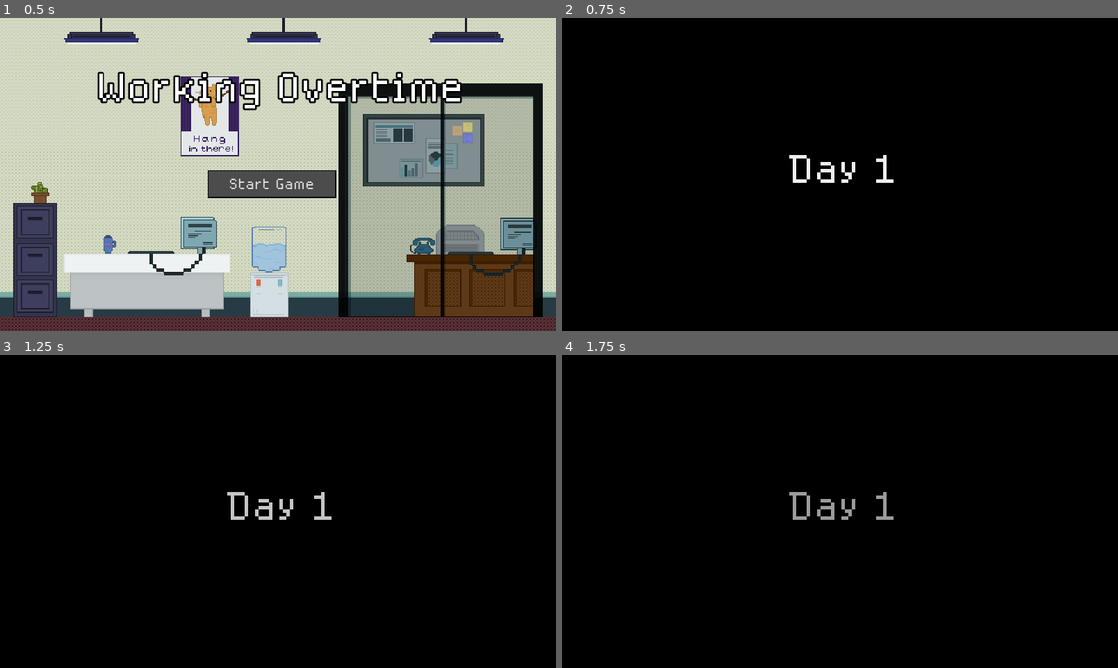
Above: before the commit, frames 1-4 (two rows, left to right).
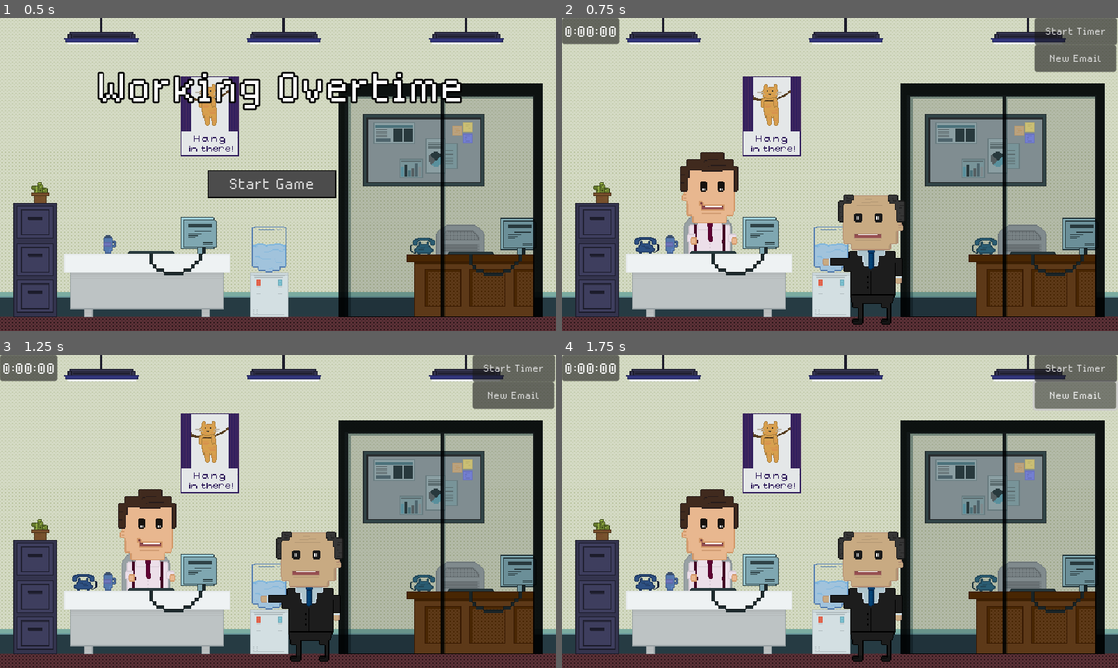
Above: after the commit, the same moments.

Repository: kelleralex04/Brackey-s-Game-Jam
Game: Godot game, scene res://Scenes/title.tscn
The game is run twice, just before and just after one commit, with the same random seed, the same clock (stepped at 60 frames per second) and the same inputs.
Inputs:
- Up to frame 1 (0.5 s): no input
- Up to frame 2 (0.75 s): click "Start Game" at 0.5 s
- Up to frame 3 (1.25 s): no input
- Up to frame 4 (1.75 s): click "New Email" at 1.25 s

Frame 1 is identical in both runs. In frame 2, 96% of the frame differs, in the area x 0-100%, y 0-100%; in frame 3, 96%; in frame 4, 96%.

Commit message:
adds email recipient to email task

Diff:
--- a/Scenes/main.gd
+++ b/Scenes/main.gd
@@ -56,6 +56,15 @@
 @onready var john_office: TextureRect = $JohnOffice
 @onready var boss: TextureRect = $Boss
 @onready var boss_2: TextureRect = $Boss2
+@onready var door_shutting: AudioStreamPlayer = $BossSpeech/DoorShutting
+@onready var pointer_1: TextureRect = $Pointer1
+@onready var pointer_2: TextureRect = $Pointer2
+@onready var tutorial_panel_1: Panel = $TutorialPanel1
+@onready var tutorial_panel_2: Panel = $TutorialPanel2
+@onready var pointer_3: TextureRect = $Pointer3
+@onready var email_to: LineEdit = $Screen/EmailTo
+@onready var email_recipient_panel: Panel = $Screen/EmailRecipientPanel
+@onready var email_recipient_label: Label = $Screen/EmailRecipientPanel/EmailRecipientLabel
 
 var minutes: int
 var seconds: int
@@ -223,12 +232,12 @@
 ]
 var all_names = []
 var attendee_buttons: Array
-var dialogue_text := [
+var event_tracker := [
 	['Ah, Mr. Hawthorne! It\'s so nice to meet you, my name\'s...', 0],
 	['Yeah that\'s great kid. You got any questions before you get started?', 1],
 	['I guess I\'m just a bit confused... What is it we do here exactly?', 0],
 	['We\'re a consulting company that helps other consulting companies find innovative technical solutions to real world', 1],
-	['problems in the Web3 and Web4 spaces while providing SAAS and synergy across all areas of modern day business.', 1],
+	['problems in the Web3 and Web4 spaces while providing SaaS and synergy across all areas of modern day business.', 1],
 	['...', 0],
 	['... What?', 0],
 	['Look, don\'t concern yourself on what we do, just focus on what you do.', 1],
@@ -239,15 +248,17 @@
 	['Wait, but if the AI already has the response ready, why do I need to type it up and send it?', 0],
 	['Look kid, do you want the job or not?', 1],
 	['Oh uh yes sir, I\'ll get right on it.', 0],
-	'break'
+	'email',
 ]
-var dialogue_tracker := 0
+@onready var event_index := 0
 @onready var speakers = [player_speech_label, boss_speech_label]
+@onready var tutorial_index := 0
+#@onready var tutorial := false
 
 #Other tasks: order lunch, hand out lunch
 
 func _ready() -> void:
-	open_close([blocker, day_label], true)
+	#open_close([blocker, day_label], true)
 	var line_edit = hour_picker.get_line_edit()
 	line_edit.context_menu_enabled = false
 	line_edit = minute_picker.get_line_edit()
@@ -273,16 +284,16 @@
 
 	populate_list(all_names)
 
-	var tween1 = get_tree().create_tween()
-	tween1.tween_property(day_label, "modulate:a", 0, 3)
-	await get_tree().create_timer(2.0).timeout
-	var tween2 = get_tree().create_tween()
-	tween2.tween_property(blocker, "modulate:a", 0, 3)
-	await get_tree().create_timer(2.0).timeout
-	day_label.visible = false
-
-	boss_speech.visible = true
-	boss_speak('Hey there, I had heard we had a new hire! Hope you\'re enjoying your first day at DigiTech Innovative Solutions Incorporated.')
+	#var tween1 = get_tree().create_tween()
+	#tween1.tween_property(day_label, "modulate:a", 0, 3)
+	#await get_tree().create_timer(2.0).timeout
+	#var tween2 = get_tree().create_tween()
+	#tween2.tween_property(blocker, "modulate:a", 0, 3)
+	#await get_tree().create_timer(2.0).timeout
+	#day_label.visible = false
+	#boss_speech.visible = true
+	#skip_typewriter = false
+	#boss_speak('Hey there, I had heard we had a new hire! Hope you\'re enjoying your first day at DigiTech Innovative Solutions Incorporated.')
 
 func _process(delta: float) -> void:
 	var remaining_time = timer.time_left
@@ -302,15 +313,34 @@
 		if typewriter_finished == false and blocker.visible:
 			skip_typewriter = true
 		else:
-			if typeof(dialogue_text[dialogue_tracker]) != 28:
-				#john_office.flip_h = false
-				boss.visible = false
+			if typeof(event_tracker[event_index]) == 28:
+				skip_typewriter = false
+				next_dialogue(event_index)
+			elif event_tracker[event_index] == 'email':
+				email_tutorial()
+			else:
 				boss_2.visible = true
 				blocker.visible = false
-				open_close([boss_speech, boss_speech_tick, player_speech, player_speech_tick], false)
-			else:
-				skip_typewriter = false
-				next_dialogue(dialogue_tracker)
+				open_close([boss, boss_speech, boss_speech_tick, player_speech, player_speech_tick], false)
+
+func email_tutorial():
+	if tutorial_index == 0:
+		open_close([boss, boss_speech, boss_speech_tick, player_speech, player_speech_tick], false)
+		door_shutting.play()
+		open_close([pointer_1, boss_2, taskbar_panel, tutorial_panel_1], true)
+		_on_new_email_pressed()
+		tutorial_index += 1
+	elif tutorial_index == 1:
+		open_close([pointer_1, boss_2, taskbar_panel, tutorial_panel_1], false)
+		open_close([pointer_2, tutorial_panel_2], true)
+		tutorial_index += 1
+	elif tutorial_index == 2:
+		open_close([pointer_2, tutorial_panel_2], false)
+		open_close([screen, pointer_3], true)
+		tutorial_index += 1
+	elif tutorial_index == 3:
+		pointer_3.visible = false
+		_on_email_icon_clicked()
 
 func open_close(nodes: Array, open: bool):
 	for i in nodes:
@@ -339,20 +369,20 @@
 	#advance_dialogue = true
 
 func next_dialogue(index: int):
-	var speaker = speakers[dialogue_text[index][1]]
+	var speaker = speakers[event_tracker[index][1]]
 	speaker.text = ''
 	if speaker == player_speech_label:
 		open_close([boss_speech, boss_speech_tick], false)
 		player_speech.visible = true
-		player_speak(dialogue_text[index][0])
+		player_speak(event_tracker[index][0])
 	else:
 		open_close([player_speech, player_speech_tick], false)
 		boss_speech.visible = true
-		boss_speak(dialogue_text[index][0])
-	dialogue_tracker += 1
+		boss_speak(event_tracker[index][0])
+	event_index += 1
 
 func send_email():
-	if email_input.text == example_email_label.text:
+	if email_input.text == example_email_label.text and email_to.text == email_recipient_label.text:
 		#_on_desktop_clicked()
 		#email_queue[0][0].queue_free()
 		email_queue.pop_front()
@@ -360,19 +390,21 @@
 		var temp_timer = Timer.new()
 		await get_tree().create_timer(0.01).timeout
 		email_input.text = ''
+		email_to.text = ''
 		if email_queue.size():
-			example_email_label.text = email_queue[0][1]
-			email_input.grab_focus()
+			example_email_label.text = email_queue[0][1][0]
+			email_recipient_label.text = email_queue[0][1][1]
+			email_to.grab_focus()
 		else:
 			icon_opened = false
 			timer.set_paused(true)
-			open_close([email_input, example_email, close_email, send], false)
+			open_close([email_input, example_email, close_email, send, email_to, email_recipient_panel], false)
 	else:
 		_on_desktop_clicked()
 		game_over()
 
-func choose_email() -> String:
-	return email_responses[randi_range(1, 60)]
+func choose_email() -> Array:
+	return [email_responses[randi_range(1, 60)], all_names[randi_range(0, 149)]]
 
 func _on_email_input_text_changed() -> void:
 	var new_email_text: String = email_input.text
@@ -500,11 +532,12 @@
 
 func open_email():
 	if email_queue.size():
-		example_email_label.text = email_queue[0][1]
-		email_input.grab_focus()
+		example_email_label.text = email_queue[0][1][0]
+		email_recipient_label.text = email_queue[0][1][1]
+		email_to.grab_focus()
 		email_opened = true
 		icon_opened = true
-		open_close([email_input, example_email, close_email, send], true)
+		open_close([email_input, example_email, close_email, send, email_to, email_recipient_panel], true)
 	else:
 		icon_opened = false
 		no_emails_panel.modulate.a = 1
@@ -516,7 +549,7 @@
 func _on_close_email_pressed() -> void:
 	email_opened = false
 	icon_opened = false
-	open_close([email_input, example_email, close_email, send], false)
+	open_close([email_input, example_email, close_email, send, email_to, email_recipient_panel], false)
 
 func _on_send_pressed() -> void:
 	send_email()
--- a/Scenes/main.tscn
+++ b/Scenes/main.tscn
@@ -7,8 +7,12 @@
 [ext_resource type="PackedScene" uid="uid://chc7rkv04g0iu" path="res://Scenes/email_input.tscn" id="3_im7m8"]
 [ext_resource type="Texture2D" uid="uid://bfqknvkftb007" path="res://Assets/Sprites/Marian/employee1.png" id="4_7jg1b"]
 [ext_resource type="PackedScene" uid="uid://bx4jtaudukp2x" path="res://Scenes/email_task.tscn" id="4_g8ask"]
+[ext_resource type="Texture2D" uid="uid://ba0b4gp4n0wn8" path="res://Assets/Sprites/Marian/boss3.png" id="4_gnrcg"]
 [ext_resource type="PackedScene" uid="uid://c5713bjf7ax0x" path="res://Scenes/phone.tscn" id="5_skwty"]
+[ext_resource type="Texture2D" uid="uid://b4k0ur7eqpfrc" path="res://Assets/Sprites/Marian/top_of_desk.png" id="6_i5xd8"]
+[ext_resource type="Texture2D" uid="uid://d282oa1h7sct8" path="res://Assets/Sprites/cursor_finger.png" id="7_5cp4l"]
 [ext_resource type="Texture2D" uid="uid://dr7ihbh7uiu1g" path="res://Assets/Sprites/calendar_task_icon.png" id="7_frmic"]
+[ext_resource type="Texture2D" uid="uid://bqym6wnd8u8og" path="res://Assets/Sprites/cursor_finger_no_click.png" id="7_qr53j"]
 [ext_resource type="Texture2D" uid="uid://dge34nelojwkh" path="res://Assets/Sprites/screen.png" id="8_3seal"]
 [ext_resource type="FontFile" uid="uid://djd4rrfcad36n" path="res://Assets/Fonts/MedodicaRegular.otf" id="10_0t7c4"]
 [ext_resource type="PackedScene" uid="uid://cackktvcert3i" path="res://Scenes/email_icon.tscn" id="11_1ngsi"]
@@ -20,7 +24,15 @@
 [ext_resource type="AudioStream" uid="uid://du547ia5a2wma" path="res://Assets/Audio/Cartoon Phone Talking Sound Effect.mp3" id="17_i0lf5"]
 [ext_resource type="Texture2D" uid="uid://d4jnusny4frxf" path="res://Assets/Sprites/player_speech_bubble.png" id="19_q77dj"]
 [ext_resource type="Texture2D" uid="uid://4t0vp3mi0hma" path="res://Assets/Sprites/boss_speech_bubble.png" id="19_suhre"]
-[ext_resource type="Texture2D" uid="uid://c38rf4yyydjo5" path="res://Assets/Sprites/Marian/boss2.png" id="21_oh2tj"]
+[ext_resource type="AudioStream" uid="uid://cow8u5o75f4yi" path="res://Assets/Audio/door-close-79921.mp3" id="24_1nfit"]
+
+[sub_resource type="StyleBoxFlat" id="StyleBoxFlat_7arjl"]
+bg_color = Color(0.881937, 0.881937, 0.881936, 1)
+border_width_left = 2
+border_width_top = 2
+border_width_right = 2
+border_width_bottom = 2
+border_color = Color(0, 0, 0, 1)
 
 [sub_resource type="StyleBoxFlat" id="StyleBoxFlat_wtqrs"]
 content_margin_left = 6.0
@@ -53,11 +65,11 @@
 
 [node name="Boss2" type="TextureRect" parent="."]
 visible = false
-offset_left = 386.0
-offset_top = 71.0
-offset_right = 631.0
-offset_bottom = 351.0
-texture = ExtResource("21_oh2tj")
+offset_left = 500.0
+offset_top = 183.0
+offset_right = 577.0
+offset_bottom = 273.0
+texture = ExtResource("4_gnrcg")
 
 [node name="JohnOffice" type="TextureRect" parent="."]
 offset_left = 133.0
@@ -67,6 +79,72 @@
 texture = ExtResource("4_7jg1b")
 flip_h = true
 
+[node name="TopOfDesk" type="TextureRect" parent="."]
+offset_left = 136.0
+offset_top = 271.0
+offset_right = 205.0
+offset_bottom = 273.0
+texture = ExtResource("6_i5xd8")
+
+[node name="Pointer1" type="TextureRect" parent="."]
+visible = false
+offset_left = 93.0
+offset_top = 34.0
+offset_right = 125.0
+offset_bottom = 82.0
+texture = ExtResource("7_qr53j")
+
+[node name="Pointer2" type="TextureRect" parent="."]
+visible = false
+offset_left = 246.0
+offset_top = 233.0
+offset_right = 278.0
+offset_bottom = 281.0
+rotation = 3.14159
+texture = ExtResource("7_5cp4l")
+
+[node name="TutorialPanel1" type="Panel" parent="."]
+visible = false
+offset_left = 146.0
+offset_top = 53.0
+offset_right = 441.0
+offset_bottom = 104.0
+theme_override_styles/panel = SubResource("StyleBoxFlat_7arjl")
+
+[node name="TutorialLabel1" type="Label" parent="TutorialPanel1"]
+layout_mode = 1
+anchors_preset = 15
+anchor_right = 1.0
+anchor_bottom = 1.0
+offset_left = 14.0
+grow_horizontal = 2
+grow_vertical = 2
+theme_override_colors/font_color = Color(0, 0, 0, 1)
+theme_override_font_sizes/font_size = 24
+text = "Look here to see how many of each kind of task you have "
+autowrap_mode = 2
+
+[node name="TutorialPanel2" type="Panel" parent="."]
+visible = false
+offset_left = 208.0
+offset_top = 128.0
+offset_right = 442.0
+offset_bottom = 179.0
+theme_override_styles/panel = SubResource("StyleBoxFlat_7arjl")
+
+[node name="TutorialLabel2" type="Label" parent="TutorialPanel2"]
+layout_mode = 1
+anchors_preset = 15
+anchor_right = 1.0
+anchor_bottom = 1.0
+offset_left = 11.0
+grow_horizontal = 2
+grow_vertical = 2
+theme_override_colors/font_color = Color(0, 0, 0, 1)
+theme_override_font_sizes/font_size = 24
+text = "Click on your computer to open the desktop"
+autowrap_mode = 2
+
 [node name="Desktop" parent="." instance=ExtResource("1_dntc4")]
 position = Vector2(142, 224)
 
@@ -74,11 +152,13 @@
 position = Vector2(97, 261)
 
 [node name="TaskbarPanel" type="Panel" parent="."]
+visible = false
 offset_left = 73.0
 offset_right = 281.0
 offset_bottom = 46.0
 
 [node name="MeetingTask" type="Control" parent="TaskbarPanel"]
+visible = false
 layout_mode = 2
 anchors_preset = 0
 offset_bottom = 46.0
@@ -92,6 +172,7 @@
 texture = ExtResource("7_frmic")
 
 [node name="MeetingCountLabel" type="Label" parent="TaskbarPanel"]
+visible = false
 layout_mode = 0
 offset_left = 184.0
 offset_top = 10.0
@@ -124,13 +205,23 @@
 offset_bottom = 350.0
 texture = ExtResource("8_3seal")
 
+[node name="EmailTo" type="LineEdit" parent="Screen"]
+visible = false
+layout_mode = 0
+offset_left = 108.0
+offset_top = 17.0
+offset_right = 446.0
+offset_bottom = 50.0
+theme_override_font_sizes/font_size = 24
+placeholder_text = "Send to:"
+
 [node name="EmailInput" parent="Screen" instance=ExtResource("3_im7m8")]
 visible = false
 layout_mode = 0
-offset_left = 114.0
-offset_top = 19.0
-offset_right = 441.0
-offset_bottom = 139.0
+offset_left = 108.0
+offset_top = 50.0
+offset_right = 446.0
+offset_bottom = 147.0
 theme_override_fonts/font = ExtResource("10_0t7c4")
 theme_override_font_sizes/font_size = 24
 theme_override_styles/normal = SubResource("StyleBoxFlat_wtqrs")
@@ -142,10 +233,10 @@
 [node name="ExampleEmailPanel" type="Panel" parent="Screen"]
 visible = false
 layout_mode = 0
-offset_left = 114.0
-offset_top = 137.0
-offset_right = 441.0
-offset_bottom = 257.0
+offset_left = 108.0
+offset_top = 173.0
+offset_right = 446.0
+offset_bottom = 261.0
 
 [node name="ExampleEmailLabel" type="Label" parent="Screen/ExampleEmailPanel"]
 layout_mode = 1
@@ -158,7 +249,28 @@
 theme_override_font_sizes/font_size = 24
 theme_override_styles/normal = ExtResource("11_v7qv3")
 text = "Type this"
-autowrap_mode = 2
+autowrap_mode = 3
+
+[node name="EmailRecipientPanel" type="Panel" parent="Screen"]
+visible = false
+layout_mode = 0
+offset_left = 108.0
+offset_top = 145.0
+offset_right = 446.0
+offset_bottom = 175.0
+
+[node name="EmailRecipientLabel" type="Label" parent="Screen/EmailRecipientPanel"]
+layout_mode = 1
+anchors_preset = 15
+anchor_right = 1.0
+anchor_bottom = 1.0
+grow_horizontal = 2
+grow_vertical = 2
+theme_override_fonts/font = ExtResource("10_0t7c4")
+theme_override_font_sizes/font_size = 24
+theme_override_styles/normal = ExtResource("11_v7qv3")
+text = "Send to:"
+autowrap_mode = 3
 
 [node name="NoEmailsPanel" type="Panel" parent="Screen"]
 visible = false
@@ -397,10 +509,10 @@
 [node name="Send" type="Button" parent="Screen"]
 visible = false
 layout_mode = 0
-offset_left = 396.0
-offset_top = 112.0
-offset_right = 440.0
-offset_bottom = 138.0
+offset_left = 401.0
+offset_top = 120.0
+offset_right = 445.0
+offset_bottom = 146.0
 theme_override_fonts/font = ExtResource("10_0t7c4")
 theme_override_font_sizes/font_size = 24
 theme_override_styles/focus = ExtResource("14_7raio")
@@ -427,6 +539,16 @@
 
 [node name="calendar_icon" parent="Screen" instance=ExtResource("14_o0kic")]
 position = Vector2(67, 113)
+
+[node name="Pointer3" type="TextureRect" parent="."]
+visible = false
+offset_left = 236.0
+offset_top = 119.0
+offset_right = 268.0
+offset_bottom = 167.0
+rotation = 4.71239
+texture = ExtResource("7_5cp4l")
+flip_h = true
 
 [node name="PhonePanel" type="Panel" parent="."]
 visible = false
@@ -604,10 +726,10 @@
 
 [node name="BossSpeech" type="TextureRect" parent="."]
 visible = false
-offset_left = 116.0
-offset_top = 81.0
-offset_right = 316.0
-offset_bottom = 201.0
+offset_left = 229.0
+offset_top = 72.0
+offset_right = 429.0
+offset_bottom = 192.0
 texture = ExtResource("19_suhre")
 
 [node name="BossAudio" type="AudioStreamPlayer" parent="BossSpeech"]
@@ -635,6 +757,9 @@
 theme_override_font_sizes/font_size = 24
 text = "<"
 autowrap_mode = 2
+
+[node name="DoorShutting" type="AudioStreamPlayer" parent="BossSpeech"]
+stream = ExtResource("24_1nfit")
 
 [node name="Blocker" type="ColorRect" parent="."]
 visible = false
Not shown, added: Assets/Audio/door-close-79921.mp3.import
Binary file added: Assets/Sprites/Marian/boss 3.aseprite
Binary file added: Assets/Sprites/Marian/boss3.png
Not shown, added: Assets/Sprites/Marian/boss3.png.import
Binary file added: Assets/Sprites/Marian/top_of_desk.png
Not shown, added: Assets/Sprites/Marian/top_of_desk.png.import
Binary file changed: Assets/Sprites/boss_speech_bubble.png
Binary file added: Assets/Sprites/cursor_finger.png
Not shown, added: Assets/Sprites/cursor_finger.png.import
Binary file added: Assets/Sprites/cursor_finger_no_click.png
Not shown, added: Assets/Sprites/cursor_finger_no_click.png.import
Not shown, added: Assets/Sprites/door-close-79921.mp3.import
(and 3 more such lines)
